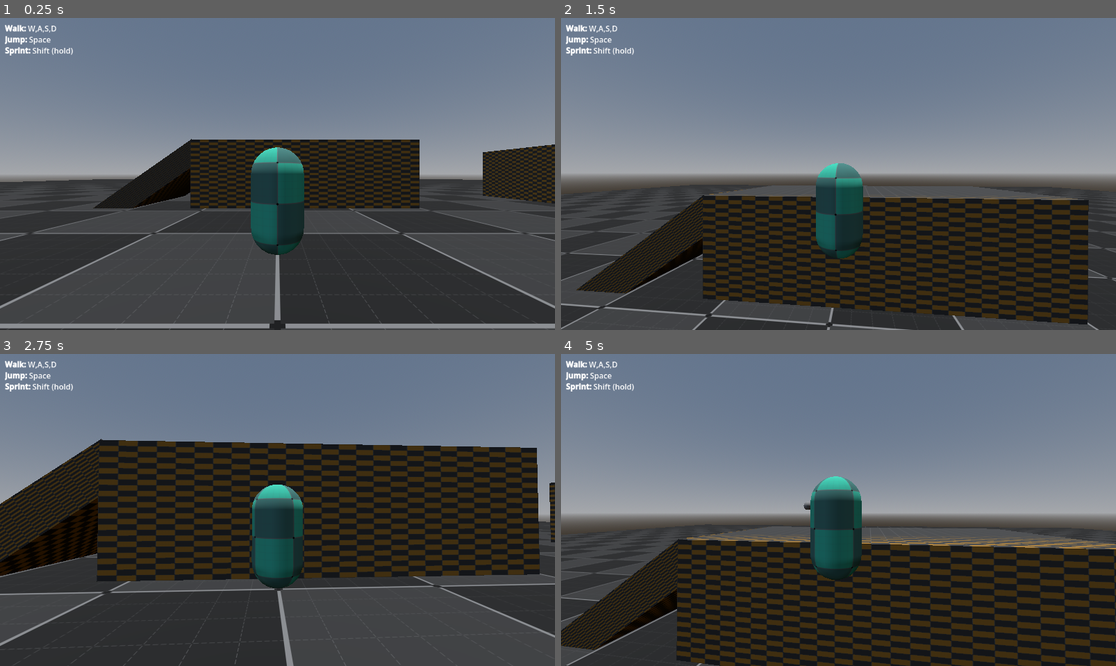
Above: before the commit, frames 1-4 (two rows, left to right).
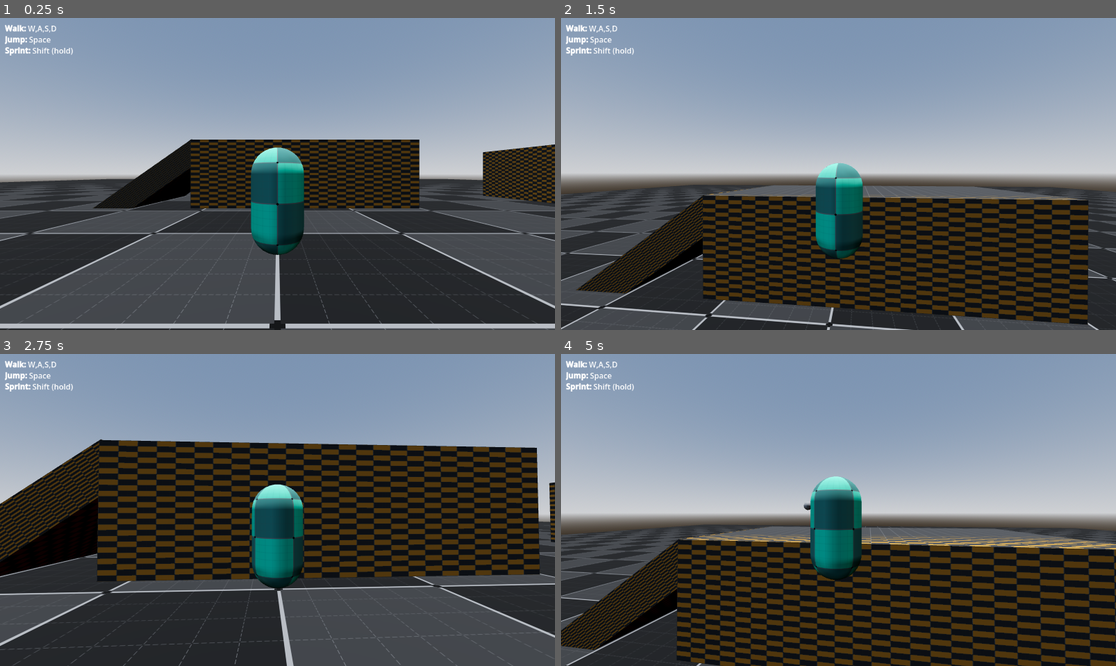
Above: after the commit, the same moments.

Repository: wokidoo/COMP-476-Advanced-Game-Development
Game: Godot game, scene res://levels/demo_scene.tscn
Same seed, same stepped clock (60 frames per second), same inputs: the game is played once before the commit and once after it.
Inputs (mouse positions are in pixels of both pictures, inside the frame that each line leads up to):
- Up to frame 1 (0.25 s): no input
- Up to frame 2 (1.5 s): move the mouse to (866, 174) at 0.52 s; hold Shift (sprint) 0.53-1.28 s; hold W (move_forward) from 0.53 s (still down); tap Space (jump) at 0.77 s; move the mouse to (810, 174) at 1.27 s; tap Shift (sprint) at 1.35 s
- Up to frame 3 (2.75 s): keep holding W (move_forward); tap Space (jump) at 1.52 s; move the mouse to (288, 503) at 2.02 s; hold Shift (sprint) from 2.03 s (still down)
- Up to frame 4 (5 s): keep holding W (move_forward); tap Enter at 2.75 s; move the mouse to (832, 516) at 2.77 s; release Shift (sprint) at 2.78 s; tap Shift (sprint) at 2.85, 4.35 s; tap Space (jump) at 3.02, 3.77, 4.52 s; move the mouse to (877, 513) at 3.52 s; hold Shift (sprint) 3.53-4.28 s; move the mouse to (794, 506) at 4.27 s

The runs differ from the first frame. In frame 1, 48% of the frame differs, in the area x 0-100%, y 0-100%; in frame 2, 53%; in frame 3, 33%; in frame 4, 54%.

Commit message:
Set ACES tonemap for demo_scene

Diff:
--- a/levels/demo_scene.tscn
+++ b/levels/demo_scene.tscn
@@ -11,6 +11,7 @@
 [sub_resource type="Environment" id="Environment_b3yjl"]
 background_mode = 2
 sky = SubResource("Sky_3q56x")
+tonemap_mode = 3
 
 [sub_resource type="PhysicsMaterial" id="PhysicsMaterial_7epem"]
 
--- a/project.godot
+++ b/project.godot
@@ -61,3 +61,7 @@
 3d/physics_engine="Jolt Physics"
 jolt_physics_3d/simulation/velocity_steps=15
 common/physics_interpolation=true
+
+[rendering]
+
+anti_aliasing/quality/msaa_3d=1
